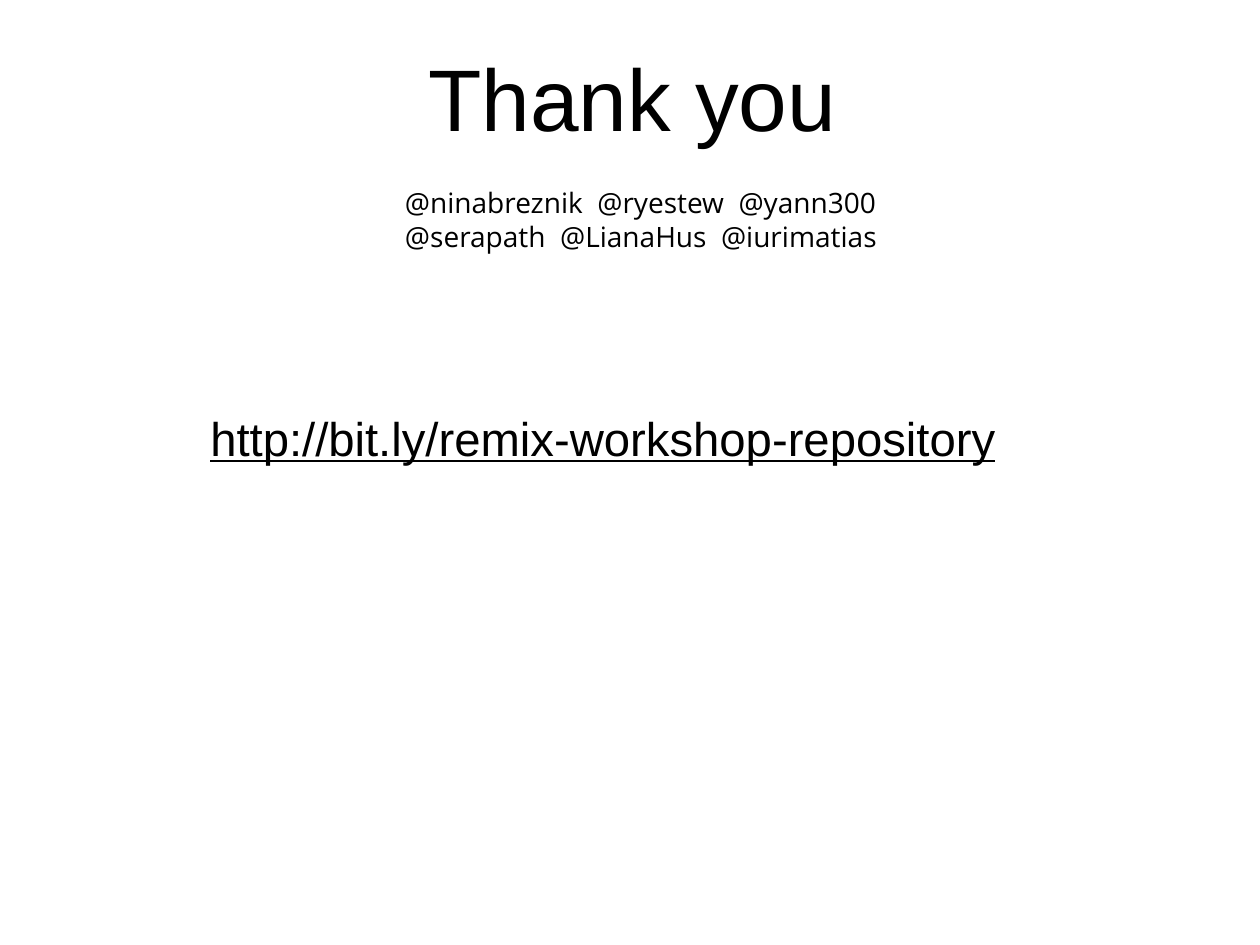
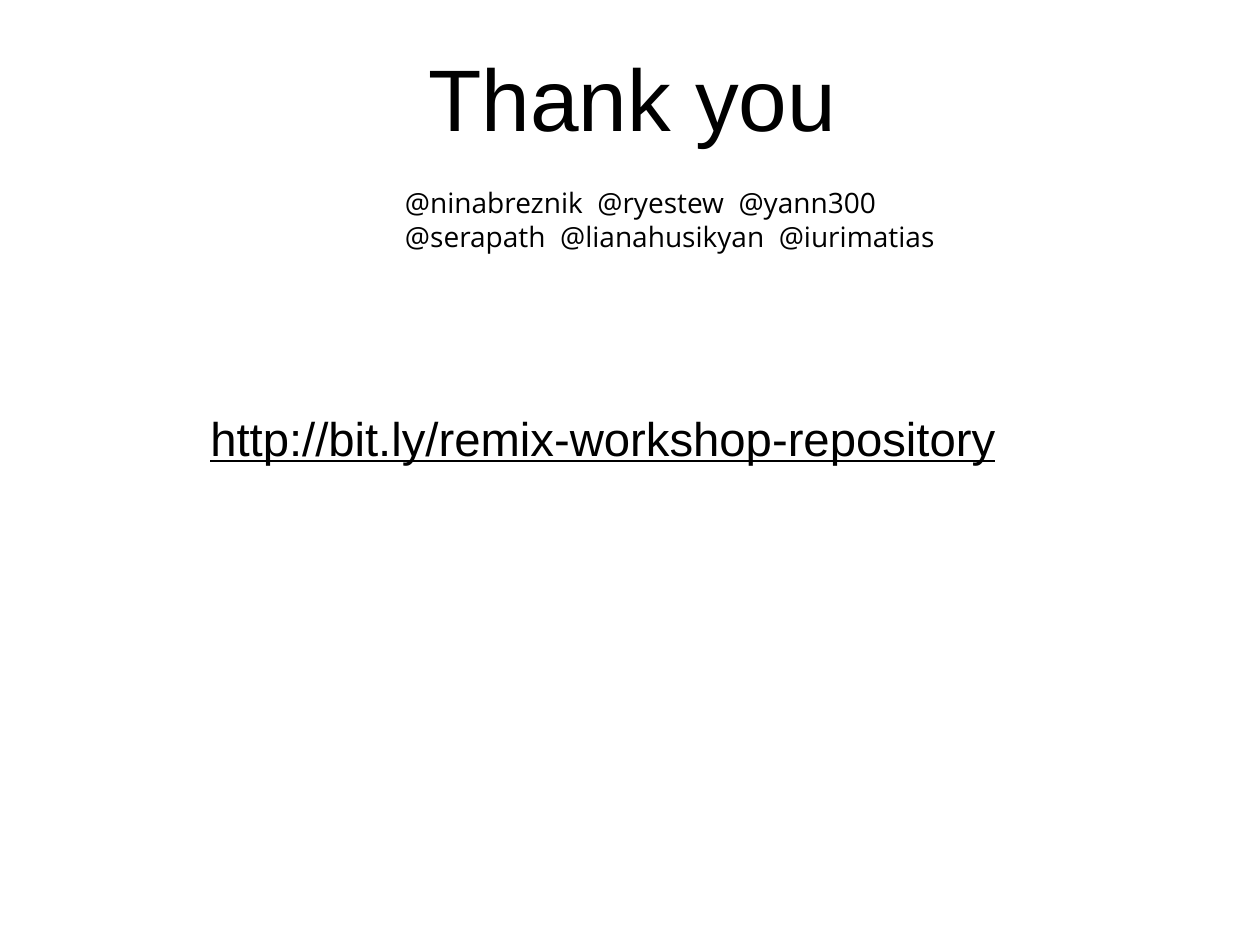
Before and after one commit to ethereum/remix-workshops, a slide deck: slide 19 of basicDeployment/part3/remix-basic-all-in-gist_part3.odp. Drawn at 1260x945 pixels with LibreOffice and Linux fonts; fonts in the diff are those of the drawing. Boxes give left, top, right and bottom in pixels: in the first picture for what was removed or moved away, otherwise in the second. Text is boxed around its words. In the diff, an @@ line names an element or a change of style, - is before the commit and + after.

```diff
--- a/basicDeployment/part3/remix-basic-all-in-gist_part3.odp
+++ b/basicDeployment/part3/remix-basic-all-in-gist_part3.odp
@@ text at bbox=[405, 225, 935, 254]: text changed @@
-@serapath @LianaHus @iurimatias
+@serapath @lianahusikyan @iurimatias
```
Also in this commit, not shown: 6 other files.
